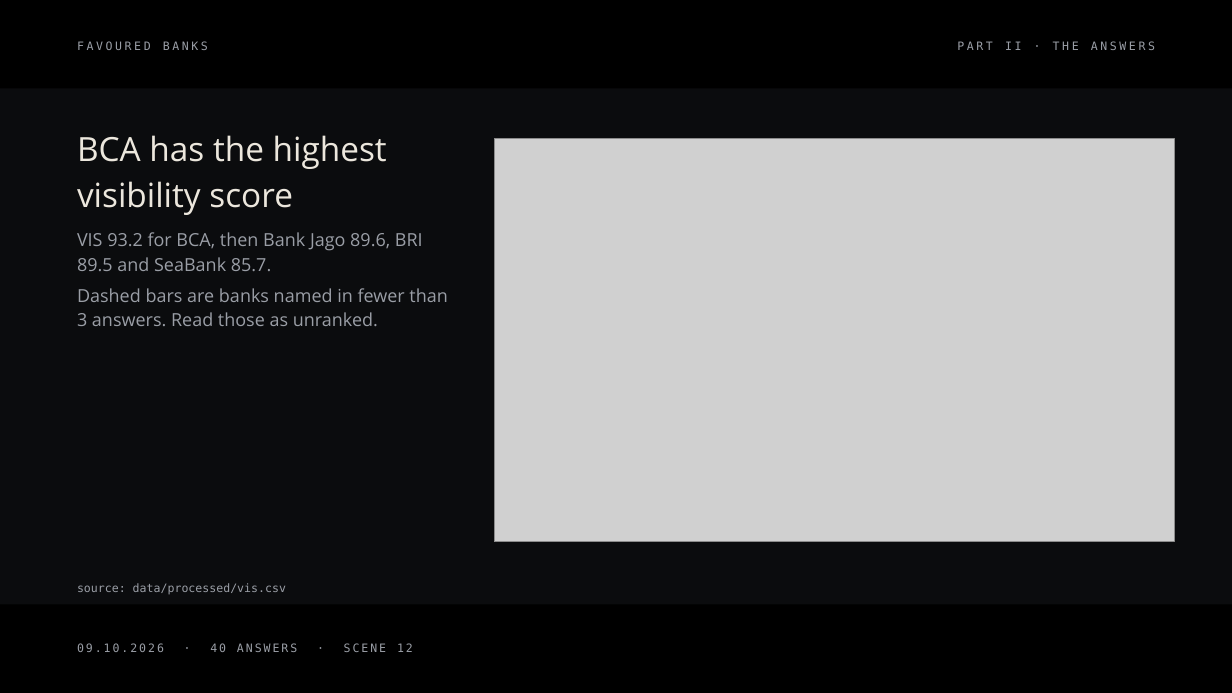
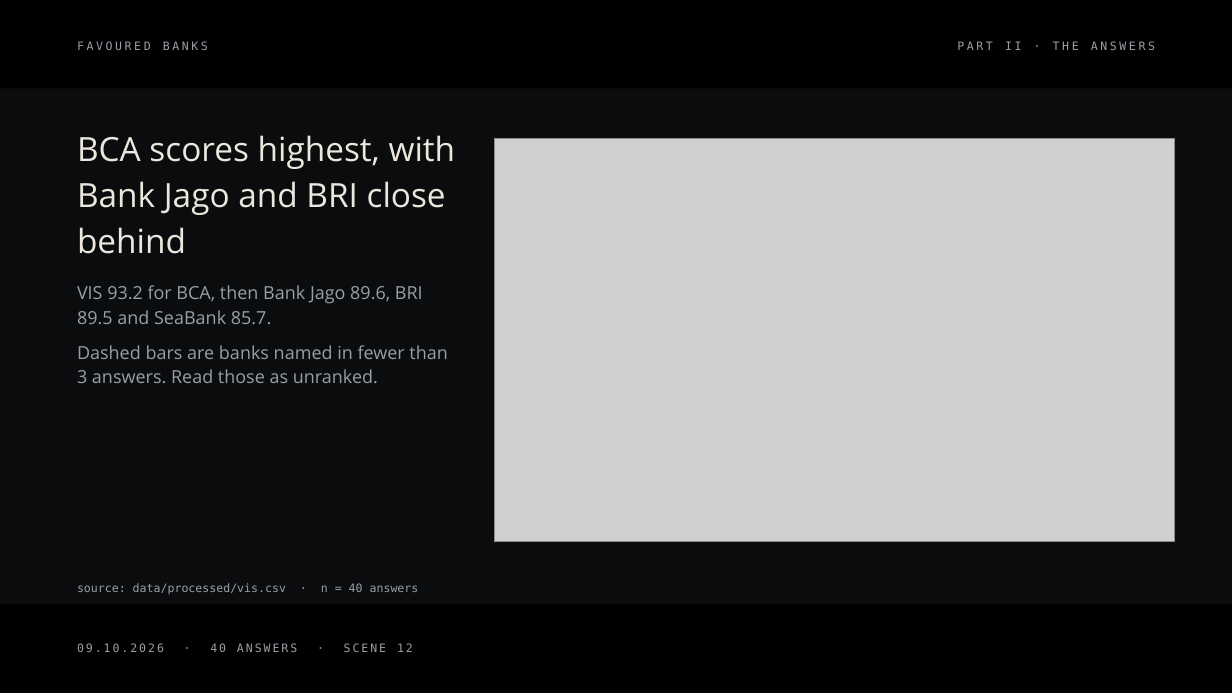
Before and after one commit to rgmwnn/geo-bank-visibility, a slide deck: slide 12 of deck/out/favoured-banks.pptx. Drawn at 1232x693 pixels with LibreOffice and Linux fonts; fonts in the diff are those of the drawing; grey boxes stand for pictures. Boxes give left, top, right and bottom in pixels: in the first picture for what was removed or moved away, otherwise in the second. Text is boxed around its words. In the diff, an @@ line names an element or a change of style, - is before the commit and + after.

```diff
--- a/deck/out/favoured-banks.pptx
+++ b/deck/out/favoured-banks.pptx
@@ text at (77, 135, 456, 254): text changed @@
-BCA has the highest visibility score
+BCA scores highest, with Bank Jago and BRI close behind
@@ text "VIS 93.2 for BCA, then ...": place and size @@
-text "VIS 93.2 for BCA, then ..." at (77, 232, 423, 271)
+text "VIS 93.2 for BCA, then ..." at (77, 285, 423, 324)
@@ text "Dashed bars are banks named ...": place and size @@
-text "Dashed bars are banks named ..." at (77, 288, 447, 326)
+text "Dashed bars are banks named ..." at (77, 345, 447, 383)
@@ text at (77, 583, 419, 594): text changed @@
-source: data/processed/vis.csv
+source: data/processed/vis.csv · n = 40 answers
```
Also in this commit, not shown: 31 other slides changed, 9 other files.
